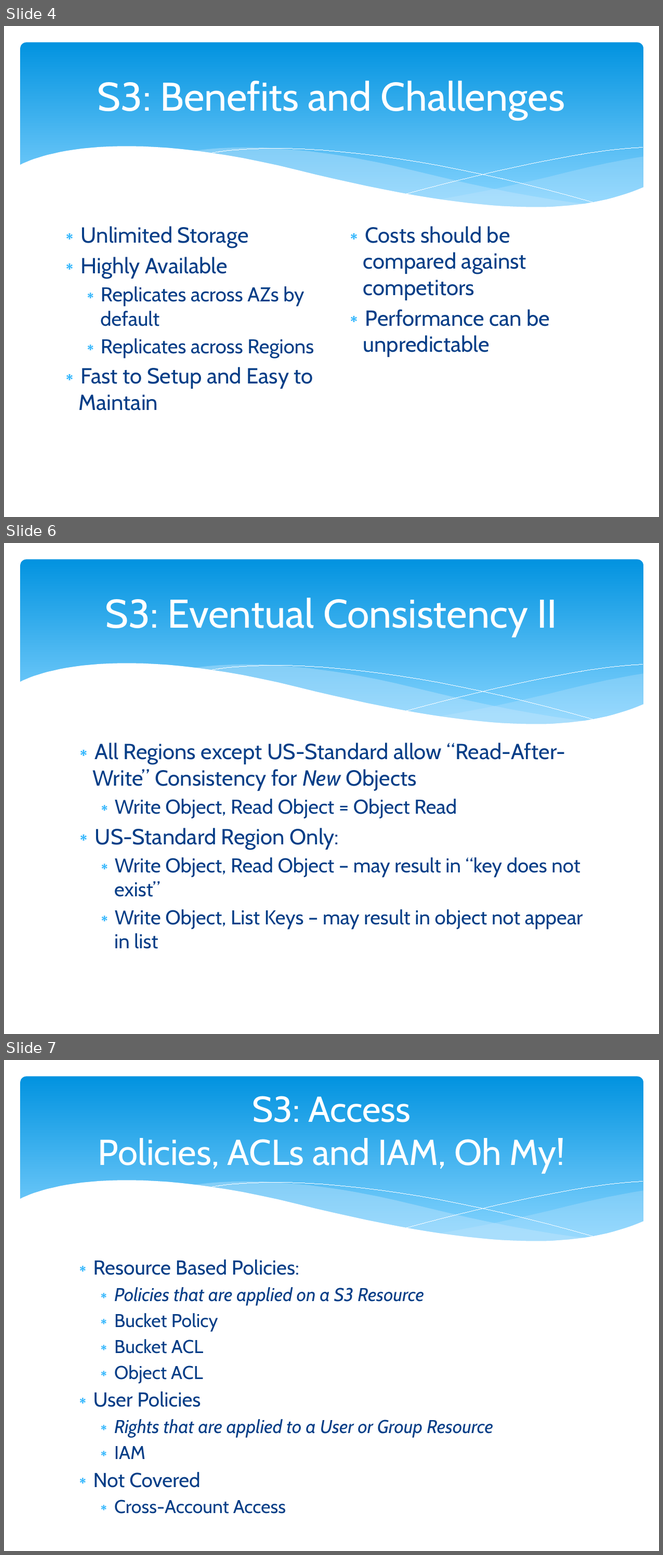
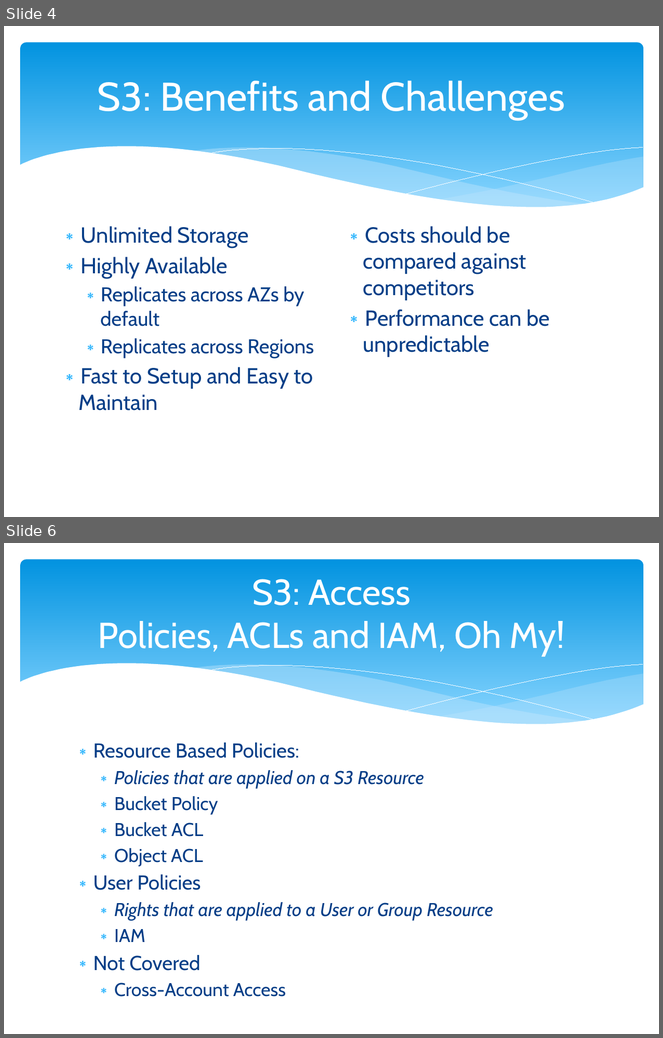
Before and after one commit to cloudavail/awstraining, a slide deck: aws-s3/aws-s3.pptx. Shown one above the other, each under a label of ours: slides 4, 6 and 7 before the commit, slides 4 and 6 after it; the slides between them are not shown. The pictures are 663x1555 and 663x1038 pixels, drawn with LibreOffice and Linux fonts; fonts in the diff are those of the drawing. Boxes give left, top, right and bottom in pixels: in the first picture for what was removed or moved away, otherwise in the second. Text is boxed around its words. In the diff, an @@ line names an element or a change of style, - is before the commit and + after.

```diff
--- a/aws-s3/aws-s3.pptx
+++ b/aws-s3/aws-s3.pptx
@@ slide 6 removed at (4, 543, 659, 1034), background #FFFFFF; not listed: 6 template elements that a slide beside it also shows @@
@@ title removed at (105, 598, 557, 637) @@
-S3: Eventual Consistency II
@@ text removed at (93, 743, 583, 949) @@
-∗ All Regions except US-Standard allow “Read-After-Write” Consistency for New Objects
-  ∗ Write Object, Read Object = Object Read
-∗ US-Standard Region Only:
-  ∗ Write Object, Read Object – may result in “key does not exist”
-  ∗ Write Object, List Keys – may result in object not appear in list
@@ what was slide 7 is now slide 6 @@
```
Also in this commit, not shown: 2 slides changed, 5 other files.
